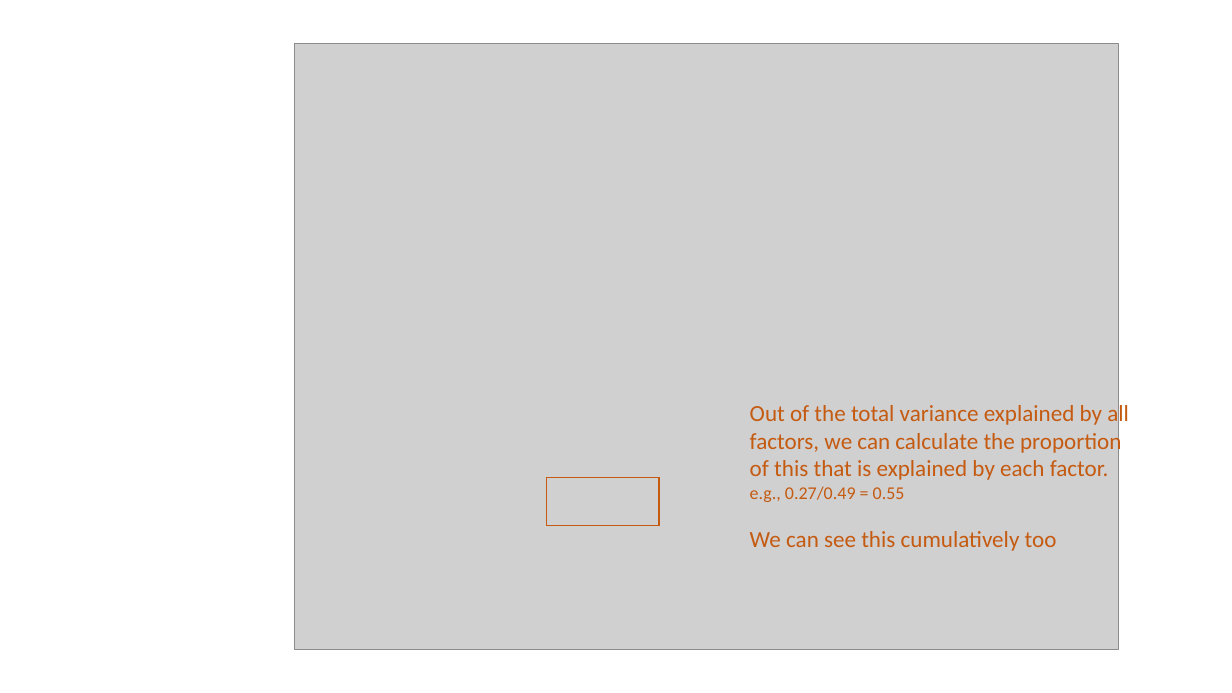
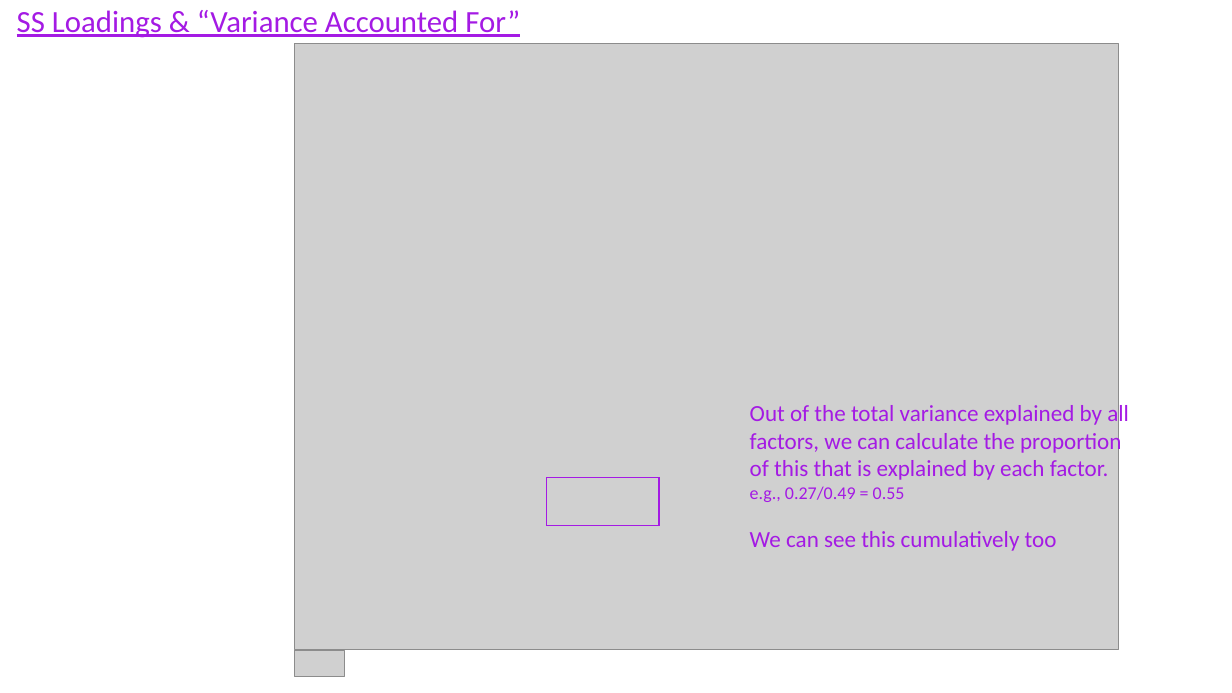
Before and after one commit to uoepsy/msmr, a slide deck: slide 9 of msmr_labs/images/efa_output.pptx (slide 8 before the commit). Drawn at 1232x693 pixels with LibreOffice and Linux fonts; fonts in the diff are those of the drawing; grey boxes stand for pictures. Boxes give left, top, right and bottom in pixels: in the first picture for what was removed or moved away, otherwise in the second. Text is boxed around its words. In the diff, an @@ line names an element or a change of style, - is before the commit and + after.

```diff
--- a/msmr_labs/images/efa_output.pptx
+++ b/msmr_labs/images/efa_output.pptx
@@ text added at [17,10,520,38], 24 pt, text #A41AE4, underline @@
+SS Loadings & “Variance Accounted For”
@@ text "Out of the total variance ..." at [750,401,1129,551]: text colour #C55A11 to #A41AE4 @@
@@ rectangle at [547,478,660,527]: outline #C55A11 1 pt to #A41AE4 1 pt @@
@@ picture added at [295,651,344,677] @@
```
Also in this commit, not shown: 8 other slides changed, 4 slides added, 2 other files.
